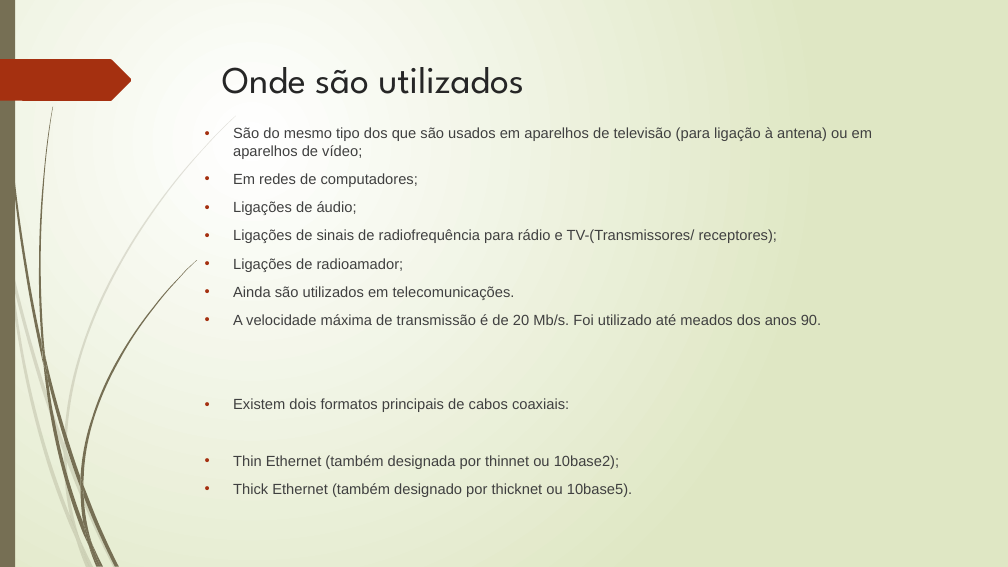
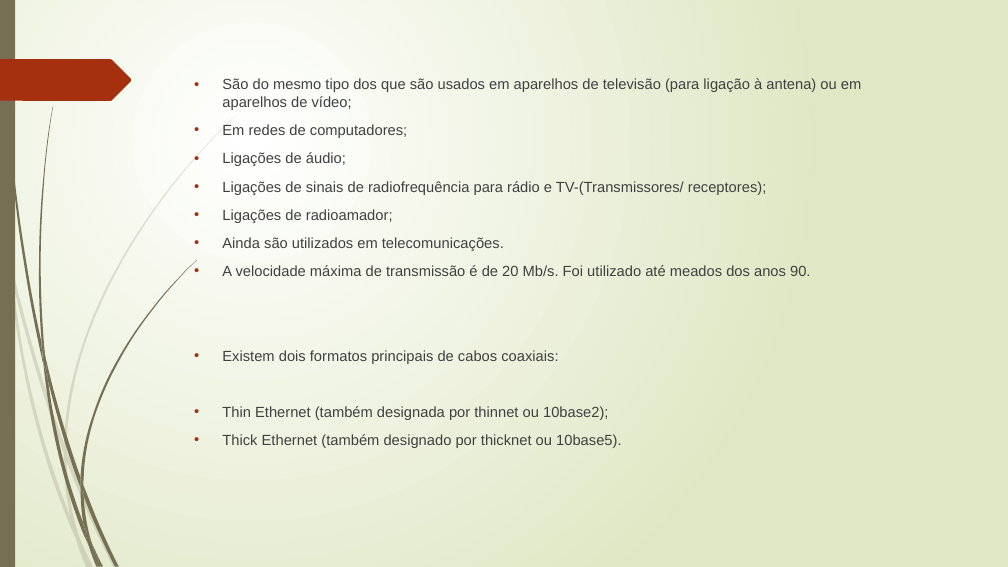
Before and after one commit to paulorenatofernandesmorgado/paulo, a slide deck: slide 8 of Tipos de redes trabalho paulomorgado.pptx (slide 7 before the commit). Drawn at 1008x567 pixels with LibreOffice and Linux fonts; fonts in the diff are those of the drawing. Boxes give left, top, right and bottom in pixels: in the first picture for what was removed or moved away, otherwise in the second. Text is boxed around its words. In the diff, an @@ line names an element or a change of style, - is before the commit and + after.

```diff
--- a/Tipos de redes trabalho paulomorgado.pptx
+++ b/Tipos de redes trabalho paulomorgado.pptx
@@ text "São do mesmo tipo dos ..." moved from (x1=233, y1=127, x2=872, y2=497) to (x1=222, y1=78, x2=861, y2=448) @@
@@ title removed at (x1=222, y1=67, x2=524, y2=94) @@
-Onde são utilizados
```
Also in this commit, not shown: 16 other slides changed, 1 slide added, 1 other file.
